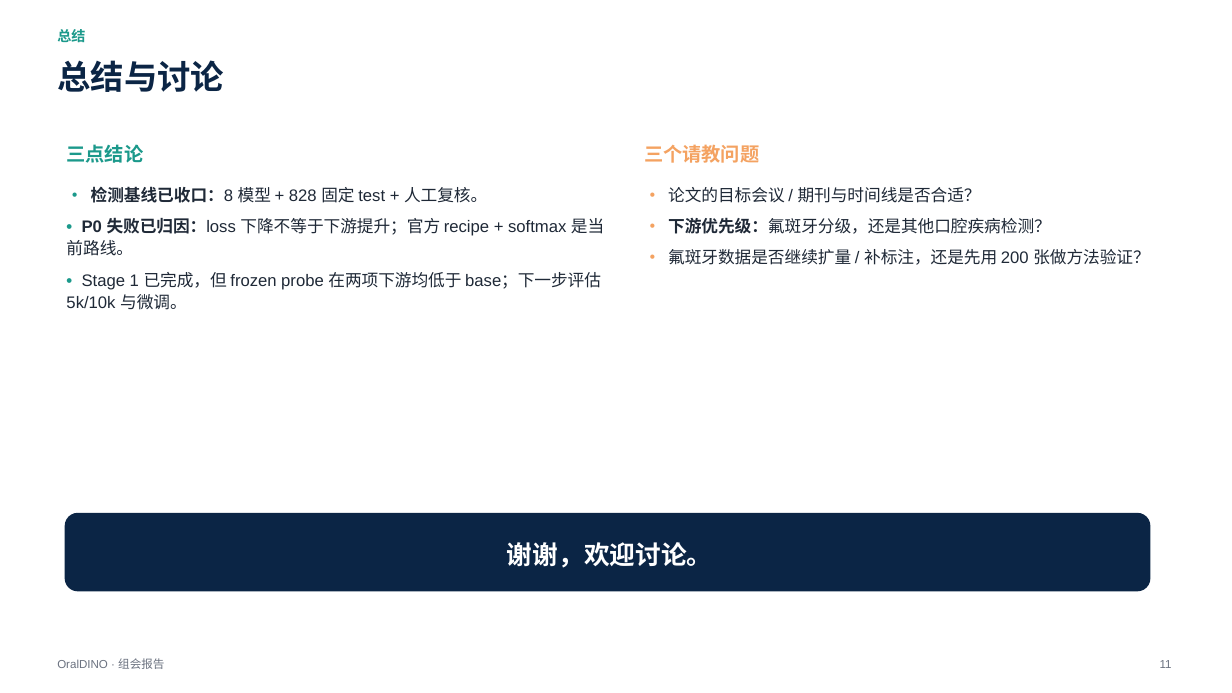
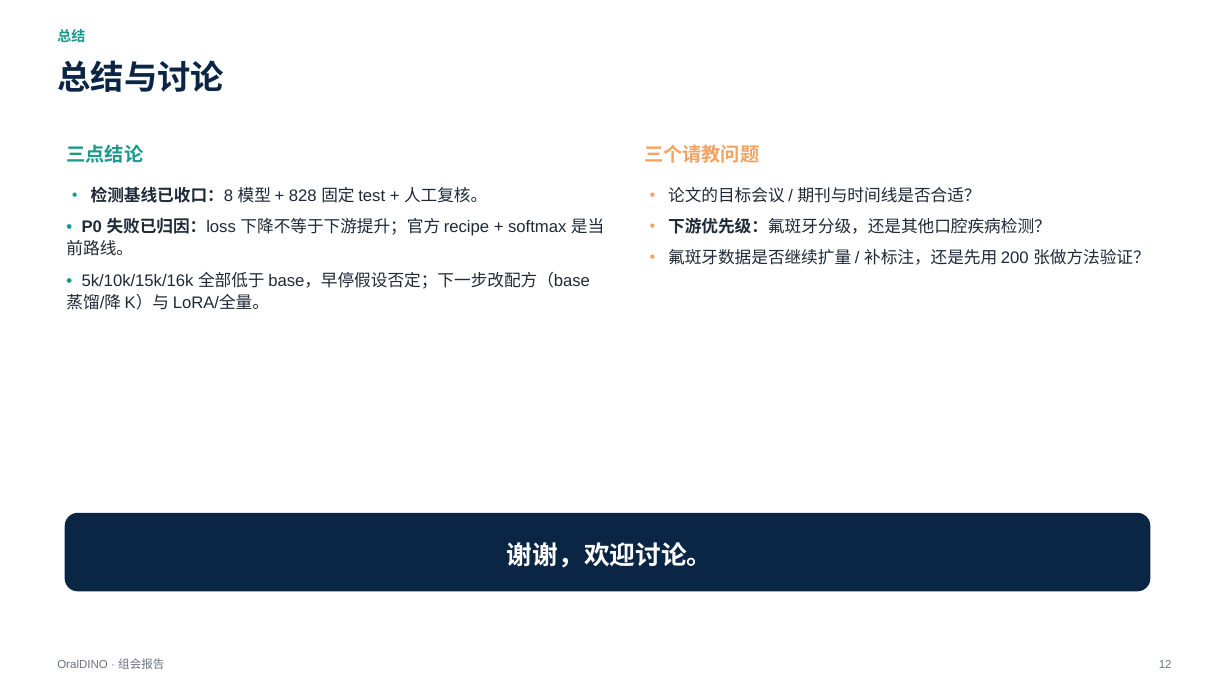
Before and after one commit to XiaoHG/MRG-05-Tooth-Seg, a slide deck: slide 12 of group-meeting/20261111/OralDINO_group_meeting_20261111_10min.pptx (slide 11 before the commit). Drawn at 1232x693 pixels with LibreOffice and Linux fonts; fonts in the diff are those of the drawing. Boxes give left, top, right and bottom in pixels: in the first picture for what was removed or moved away, otherwise in the second. Text is boxed around its words. In the diff, an @@ line names an element or a change of style, - is before the commit and + after.

```diff
--- a/group-meeting/20261111/OralDINO_group_meeting_20261111_10min.pptx
+++ b/group-meeting/20261111/OralDINO_group_meeting_20261111_10min.pptx
@@ text at [66,272,590,310]: text changed @@
-• Stage 1 已完成，但 frozen probe 在两项下游均低于 base；下一步评估 5k/10k 与微调。
+• 5k/10k/15k/16k 全部低于 base，早停假设否定；下一步改配方（base 蒸馏/降 K）与 LoRA/全量。
@@ text at [1159,660,1172,668]: text changed @@
-11
+12
```
Also in this commit, not shown: 7 other slides changed, 1 slide added, 4 other files.
